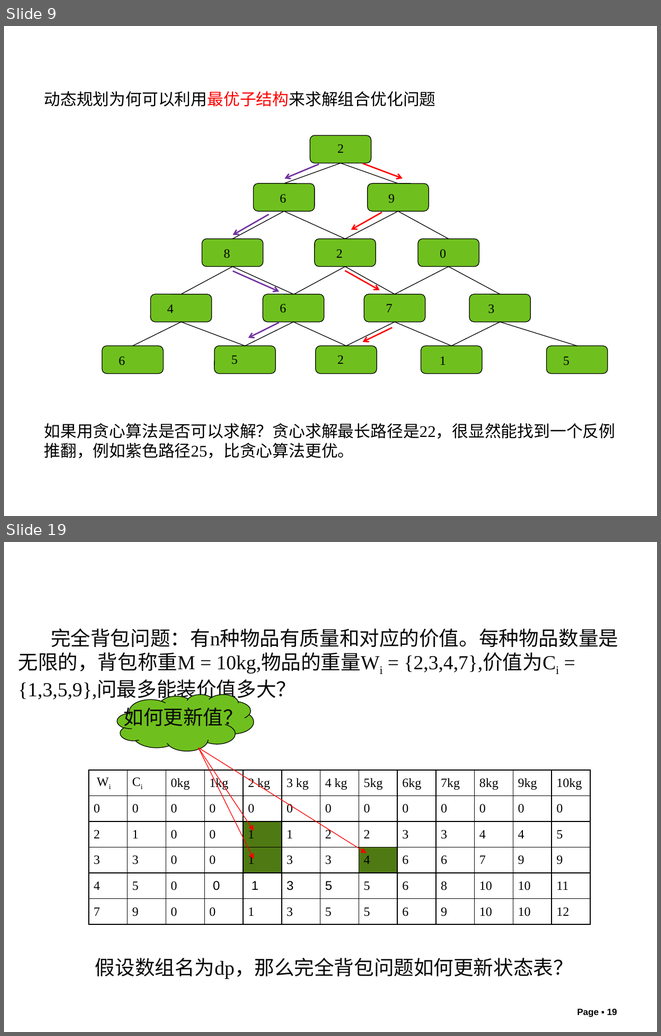
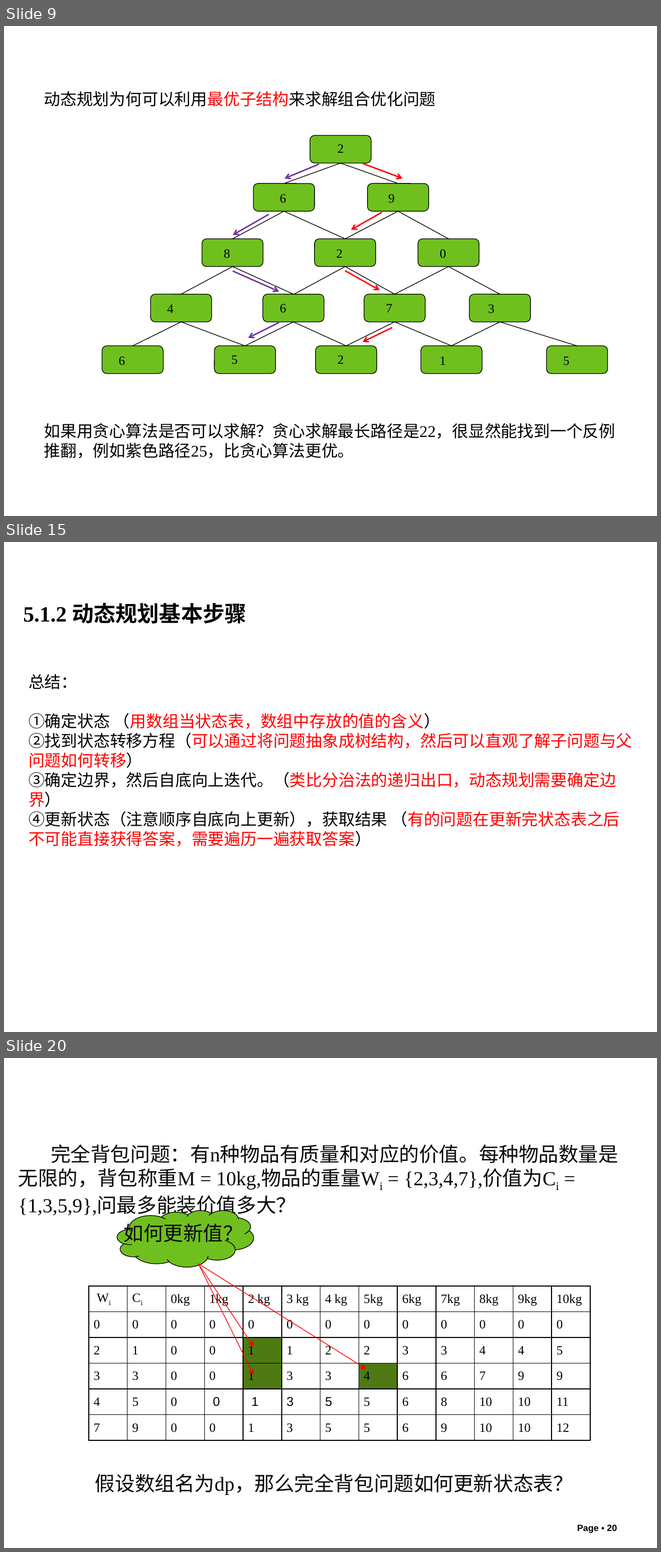
Before and after one commit to liutongling/DP, a slide deck: file/第5章 动态规划法.pptx. Shown one above the other, each under a label of ours: slides 9 and 19 before the commit, slides 9, 15 and 20 after it; the slides between them are not shown. The pictures are 661x1036 and 661x1552 pixels, drawn with LibreOffice and Linux fonts; fonts in the diff are those of the drawing; background and template pictures are left out. Boxes give left, top, right and bottom in pixels: in the first picture for what was removed or moved away, otherwise in the second. Text is boxed around its words. In the diff, an @@ line names an element or a change of style, - is before the commit and + after.

Commit message:
动态规划第五章内容

```diff
--- a/file/第5章 动态规划法.pptx
+++ b/file/第5章 动态规划法.pptx
@@ slide 15 added at <box>4,542,657,1032</box>, background #FFFFFF @@
@@ text added at <box>23,602,247,624</box>, 24 pt, text #000000, bold @@
+5.1.2 动态规划基本步骤
@@ text added at <box>28,674,633,846</box>, 18 pt, text #FF0000 @@
+总结：
+①确定状态 （用数组当状态表，数组中存放的值的含义）
+②找到状态转移方程（可以通过将问题抽象成树结构，然后可以直观了解子问题与父问题如何转移）
+③确定边界，然后自底向上迭代。（类比分治法的递归出口，动态规划需要确定边界）
+④更新状态（注意顺序自底向上更新），获取结果 （有的问题在更新完状态表之后不可能直接获得答案，需要遍历一遍获取答案）
@@ what was slide 19 is now slide 20 @@
@@ page number at <box>577,1524,617,1533</box>: text changed @@
-Page ▪ 19
+Page ▪ 20
```
Also in this commit, not shown: 6 slides changed, 4 other slides added, 4 slides removed.
